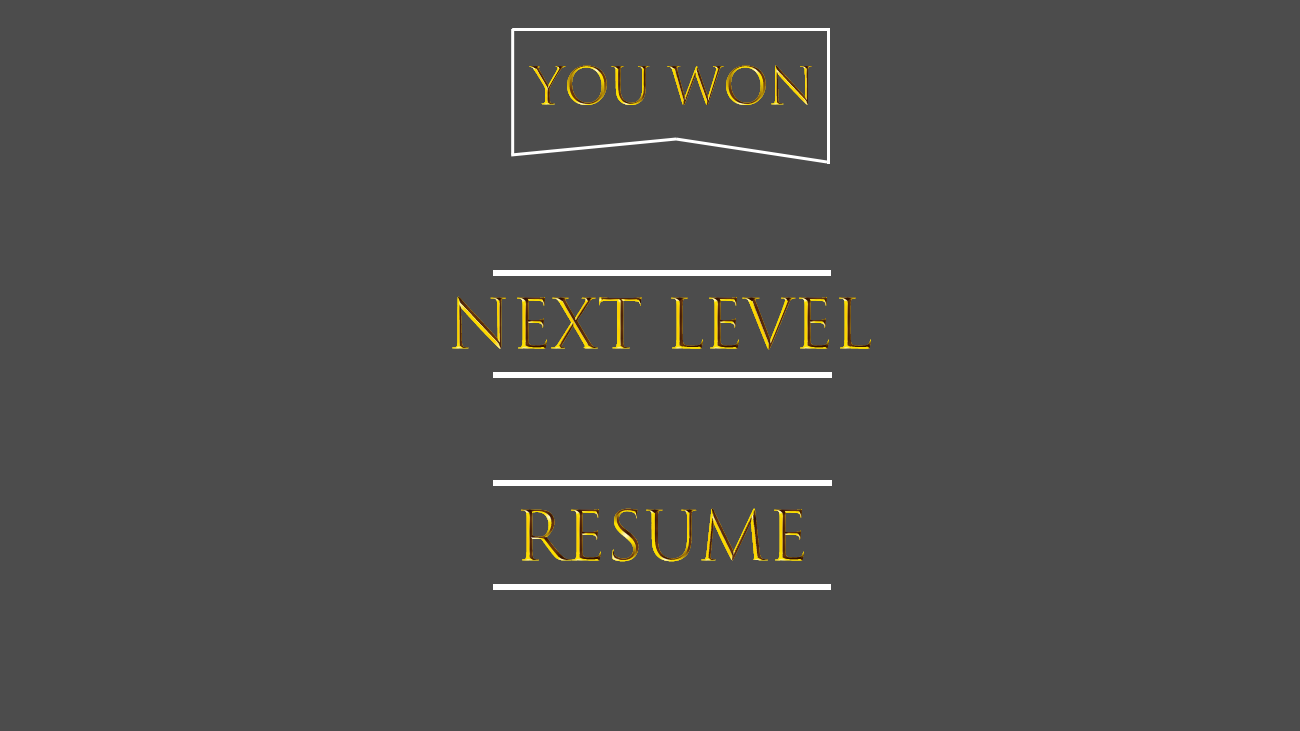
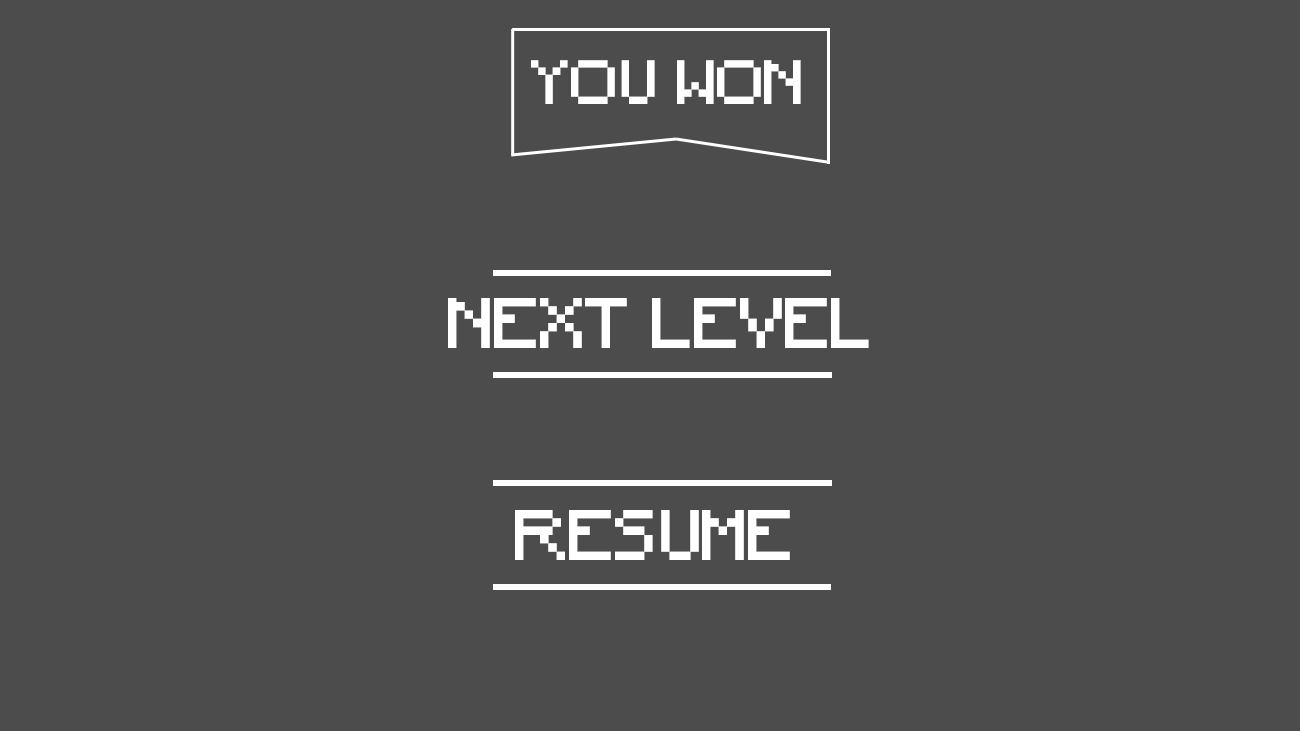
Layer changes from the first w=1300, h=731 image to the second:
painted on "RESUME" over [left=515, top=508, right=804, bottom=562]
renamed "Next LEVEL" to "NEXT LEVEL", painted on it over [left=448, top=296, right=871, bottom=350]
painted on "YOU WON" over [left=529, top=60, right=812, bottom=105]
